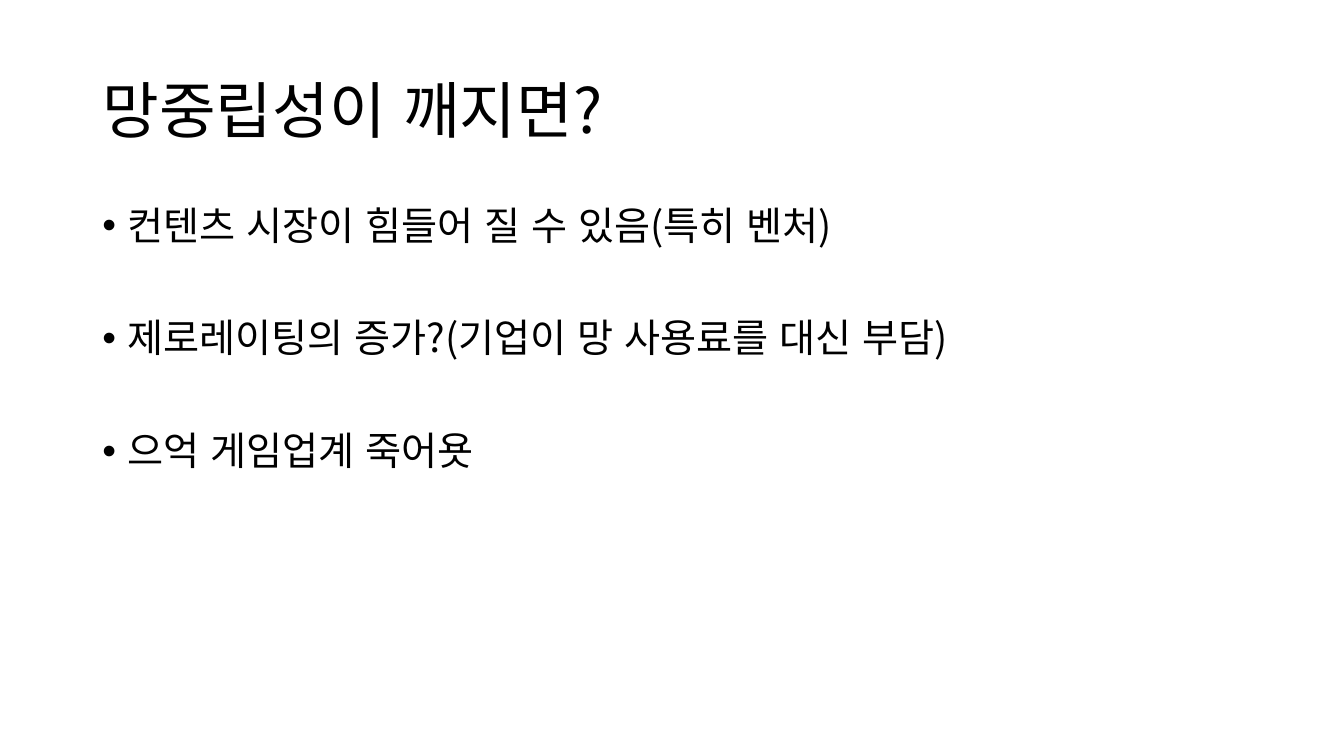
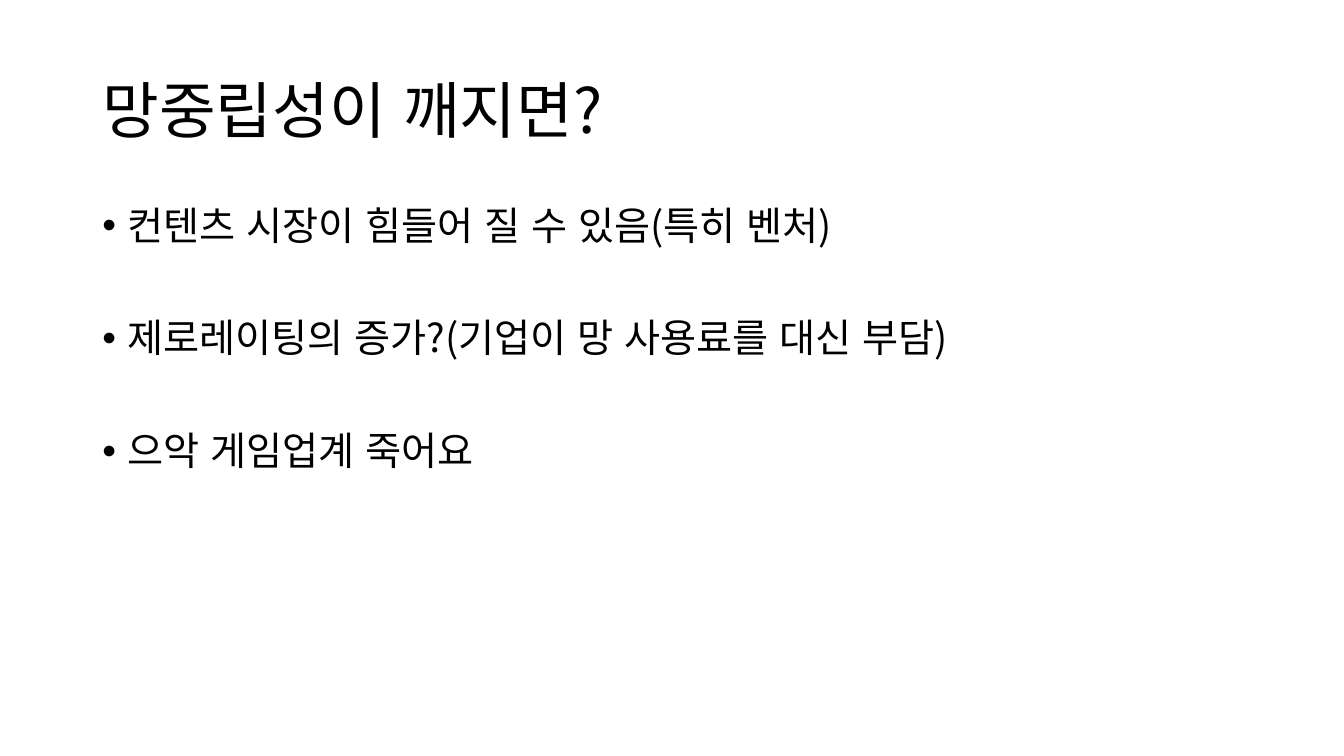
Before and after one commit to dw5450/3rd_grade_study, a slide deck: slide 7 of 네트워크 기초/IP TV.pptx (slide 6 before the commit). Drawn at 1344x756 pixels with LibreOffice and Linux fonts; fonts in the diff are those of the drawing. Boxes give left, top, right and bottom in pixels: in the first picture for what was removed or moved away, otherwise in the second. Text is boxed around its words. In the diff, an @@ line names an element or a change of style, - is before the commit and + after.

```diff
--- a/네트워크 기초/IP TV.pptx
+++ b/네트워크 기초/IP TV.pptx
@@ text at (128, 432, 474, 468): text changed @@
-• 으억 게임업계 죽어욧
+• 으악 게임업계 죽어요
```
Also in this commit, not shown: 2 other slides changed, 1 slide added, 31 other files.
